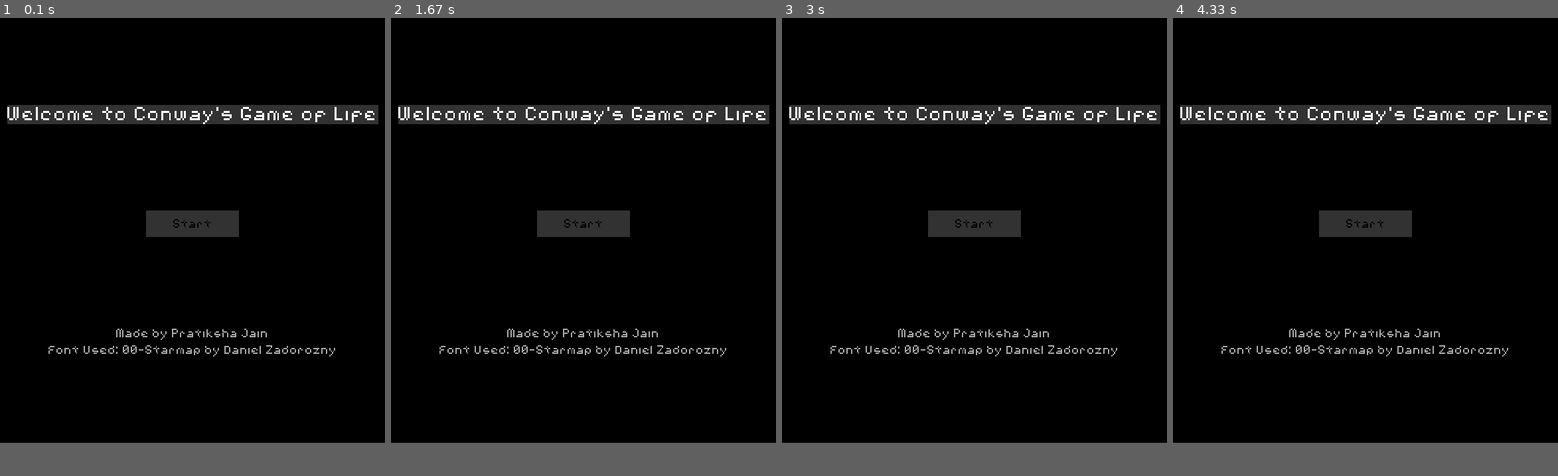
Above: before the commit, frames 1-4 (left to right).
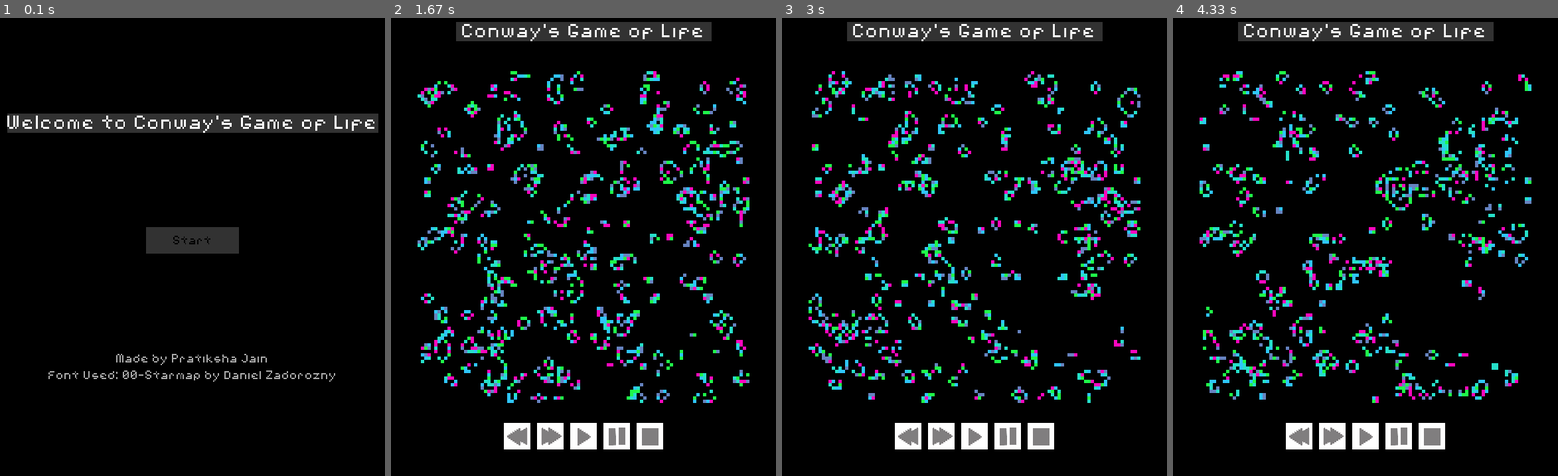
Above: after the commit, the same moments.

Repository: PratikshaJain37/Conways-Game-Of-Life-Pygame
Game: pygame game, started from main.py
The game is run twice, just before and just after one commit, with the same random seed, the same clock (stepped at 60 frames per second) and the same inputs.
Inputs (mouse positions are in pixels of both pictures, inside the frame that each line leads up to):
- Up to frame 1 (0.1 s): no input
- Up to frame 2 (1.67 s): click (583, 242) at 0.38 s; click (622, 343) at 0.75 s
- Up to frame 3 (3 s): no input
- Up to frame 4 (4.33 s): no input
In our replay, the window is 580x660 before the commit and 580x710 after it. These sizes can differ from the game's own. Grey fills any space a smaller window leaves; there, only what the larger window draws over its background counts as a difference.

The runs differ from the first frame. In frame 1, 7.1% of the frame differs, in the area x 1-99%, y 18-80%; in frame 2, 19%, in the area x 1-99%, y 0-95%; in frame 3, 18%; in frame 4, 17%.

Commit message:
v1.3: Added other buttons - partially functional

Diff:
--- a/helpers.py
+++ b/helpers.py
@@ -15,7 +15,7 @@
 def RandomizeArray(INT, current_status_array):
     for i in range(INT):
         for j in range(INT):
-            if random.random() > 0.9:
+            if random.random() > 0.8:
                 current_status_array[i][j] = 1
 
 # ----------#
--- a/main.py
+++ b/main.py
@@ -10,6 +10,7 @@
 import random
 import numpy as np
 import time
+import os
 
 # ---------------------#
 
@@ -25,9 +26,10 @@
 
 # Initialize screen and status
 width = 80+INT*SIZE
-height = 160+INT*SIZE
+height = 160+INT*SIZE+50
 screen = pygame.display.set_mode((width,height))
 running = True
+SLEEPTIME = 0.1
 
 # Defining Colours
 
@@ -51,6 +53,44 @@
 # For Title Text to be displayed
 
 title_text, title_rect = DisplayText(" Conway's Game of Life ", 32,white,(40+INT*SIZE/2, 40) ,color_bg=darkgrey, antialias=True)
+
+# ---------------------#
+
+# For play, pause, stop, faster, slower buttons to be displayed
+
+play = pygame.image.load("images/play.jpg").convert()
+play = pygame.transform.scale(play, (40,40))
+
+play_light = pygame.image.load("images/play_light.jpg").convert()
+play_light = pygame.transform.scale(play_light, (40,40))
+
+
+stop = pygame.image.load("images/stop.jpg").convert()
+stop = pygame.transform.scale(stop, (40,40))
+
+stop_light = pygame.image.load("images/stop_light.jpg").convert()
+stop_light = pygame.transform.scale(stop_light, (40,40))
+
+
+pause = pygame.image.load("images/pause.jpg").convert()
+pause = pygame.transform.scale(pause, (40,40))
+
+pause_light = pygame.image.load("images/pause_light.jpg").convert()
+pause_light = pygame.transform.scale(pause_light, (40,40))
+
+
+faster = pygame.image.load("images/faster.jpg").convert()
+faster = pygame.transform.scale(faster, (40,40))
+
+faster_light = pygame.image.load("images/faster_light.jpg").convert()
+faster_light = pygame.transform.scale(faster_light, (40,40))
+
+
+slower = pygame.image.load("images/slower.jpg").convert()
+slower = pygame.transform.scale(slower, (40,40))
+
+slower_light = pygame.image.load("images/slower_light.jpg").convert()
+slower_light = pygame.transform.scale(slower_light, (40,40))
 
 # ---------------------#
 
@@ -160,10 +200,65 @@
 
 while running:
 
-    # Main python quit function
+    # For getting location of mouse
+    mouse = pygame.mouse.get_pos()
+
+    # Main python event function
     for event in pygame.event.get():
+
+        # Main quit function
         if event.type == pygame.QUIT:
             running = False
+
+        # For the buttons
+        if event.type == MOUSEBUTTONDOWN:
+
+            # Play button
+            if width/2-20 <= mouse[0] <= width/2+20 and 130+SIZE*INT <= mouse[1] <= 130+SIZE*INT+40:
+                running = True
+
+            # Pause button
+            if width/2+30 <= mouse[0] <= width/2+70 and 130+SIZE*INT <= mouse[1] <= 130+SIZE*INT+40:
+                running = True
+
+            # Stop button
+            if width/2+80 <= mouse[0] <= width/2+120 and 130+SIZE*INT <= mouse[1] <= 130+SIZE*INT+40:
+                running = False
+
+            # Faster button
+            if width/2-70 <= mouse[0] <= width/2-30 and 130+SIZE*INT <= mouse[1] <= 130+SIZE*INT+40:
+                running = True
+
+            # Slower button
+            if width/2-120 <= mouse[0] <= width/2-80 and 130+SIZE*INT <= mouse[1] <= 130+SIZE*INT+40:
+                running = True
+
+    # For hover colour change - colour changes to light grey
+    if width/2-20 <= mouse[0] <= width/2+20 and 130+SIZE*INT <= mouse[1] <= 130+SIZE*INT+40:
+        screen.blit(play_light, (width/2-20, 130+SIZE*INT))
+    else:
+        screen.blit(play, (width/2-20, 130+SIZE*INT))
+
+    if width/2+30 <= mouse[0] <= width/2+70 and 130+SIZE*INT <= mouse[1] <= 130+SIZE*INT+40:
+        screen.blit(pause_light, (width/2+30, 130+SIZE*INT))
+    else:
+        screen.blit(pause, (width/2+30, 130+SIZE*INT))
+
+    if width/2+80 <= mouse[0] <= width/2+120 and 130+SIZE*INT <= mouse[1] <= 130+SIZE*INT+40:
+        screen.blit(stop_light, (width/2+80, 130+SIZE*INT))
+    else:
+        screen.blit(stop, (width/2+80, 130+SIZE*INT))
+
+    if width/2-70 <= mouse[0] <= width/2-30 and 130+SIZE*INT <= mouse[1] <= 130+SIZE*INT+40:
+        screen.blit(faster_light, (width/2-70, 130+SIZE*INT))
+    else:
+        screen.blit(faster, (width/2-70, 130+SIZE*INT))
+
+    if width/2-120 <= mouse[0] <= width/2-80 and 130+SIZE*INT <= mouse[1] <= 130+SIZE*INT+40:
+        screen.blit(slower_light, (width/2-120, 130+SIZE*INT))
+    else:
+        screen.blit(slower, (width/2-120, 130+SIZE*INT))
+
 
     # For updating array and boxes status
     current_status_array = UpdateArray(current_status_array, INT)
@@ -177,6 +272,8 @@
     pygame.display.update()
 
     # A more optimal version of the clock.tick() function, determines fps of display basically
-    time.sleep(0.1)
-
-# ---------------------#
+    time.sleep(SLEEPTIME)
+
+
+
+# ---------------------#
--- a/trial.py
+++ /dev/null
@@ -1,78 +0,0 @@
-import pygame
-from pygame.locals import *
-from sys import exit
-from random import *
-import time
-
-pygame.init()
-
-screen = pygame.display.set_mode((640, 480))
-
-class Rectangle:
-    def __init__(self, pos, color, number):
-        self.pos = pos
-        self.color = color
-        self.number = number
-    def draw(self):
-        pygame.draw.rect(screen, self.color, Rect(self.pos, (40,40)))
-    def update(self, new_color):
-        pygame.draw.rect(screen, new_color, Rect(self.pos, (40,40)))
-
-rectangles = []
-
-for count in range(10):
-    countx = count//5
-    county = count%5
-
-    random_pos = (30 + countx*45, 30 + county*45)
-
-    if countx > 0:
-        rectangles.append(Rectangle(random_pos, (0,120,255),count))
-    else:
-        rectangles.append(Rectangle(random_pos, (120,0,255),count))
-
-width = screen.get_width()
-height = screen.get_height()
-color_light = (170,170,170)
-color_dark =
-
-intro = True
-while (intro == True):
-    screen.fill((0,0,0))
-    mouse = pygame.mouse.get_pos()
-    myfont=pygame.font.Font("00-starmap.TTF", 30)
-    nlabel=myfont.render("Welcome to Conway's Game of Life", 1, (255, 0, 0))
-
-
-    screen.fill((60,25,60))
-    if width/2 <= mouse[0] <= width/2+140 and height/2 <= mouse[1] <= height/2+40:
-        pygame.draw.rect(screen,color_light,[width/2,height/2,140,40])
-
-    else:
-        pygame.draw.rect(screen,color_dark,[width/2,height/2,140,40])
-
-
-
-    for event in pygame.event.get():
-        if event.type==MOUSEBUTTONDOWN:
-            if width/2 <= mouse[0] <= width/2+140 and height/2 <= mouse[1] <= height/2+40:
-                screen.fill((0,0,0))
-                intro = False
-        if event.type == QUIT:
-            exit()
-    screen.blit(nlabel,(200,200))
-    pygame.display.flip()
-
-while True:
-    for event in pygame.event.get():
-        if event.type == QUIT:
-            exit()
-    screen.lock()
-    for rectangle in rectangles:
-        if rectangle.number > 4:
-            rectangle.update((randint(0,255), randint(0,255), randint(0,255)))
-        else:
-            rectangle.update((0,200,255))
-    screen.unlock()
-    pygame.display.update()
-    time.sleep(2)
Binary file added: images/faster.jpg
Binary file added: images/faster_light.jpg
Binary file added: images/pause.jpg
Binary file added: images/pause_light.jpg
Binary file added: images/play.jpg
Binary file added: images/play_light.jpg
Binary file added: images/slower.jpg
Binary file added: images/slower_light.jpg
Binary file added: images/stop.jpg
Binary file added: images/stop_light.jpg
